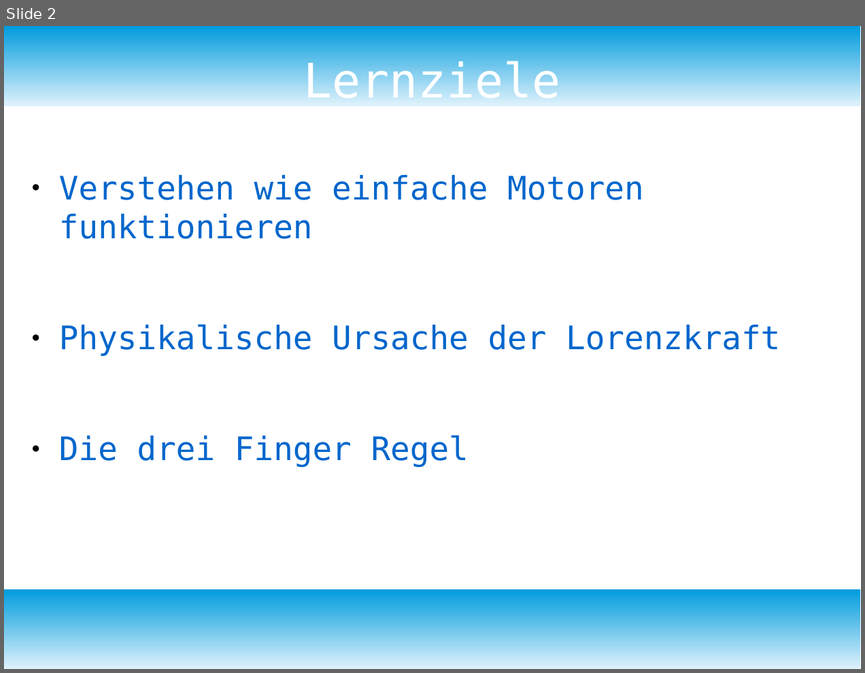
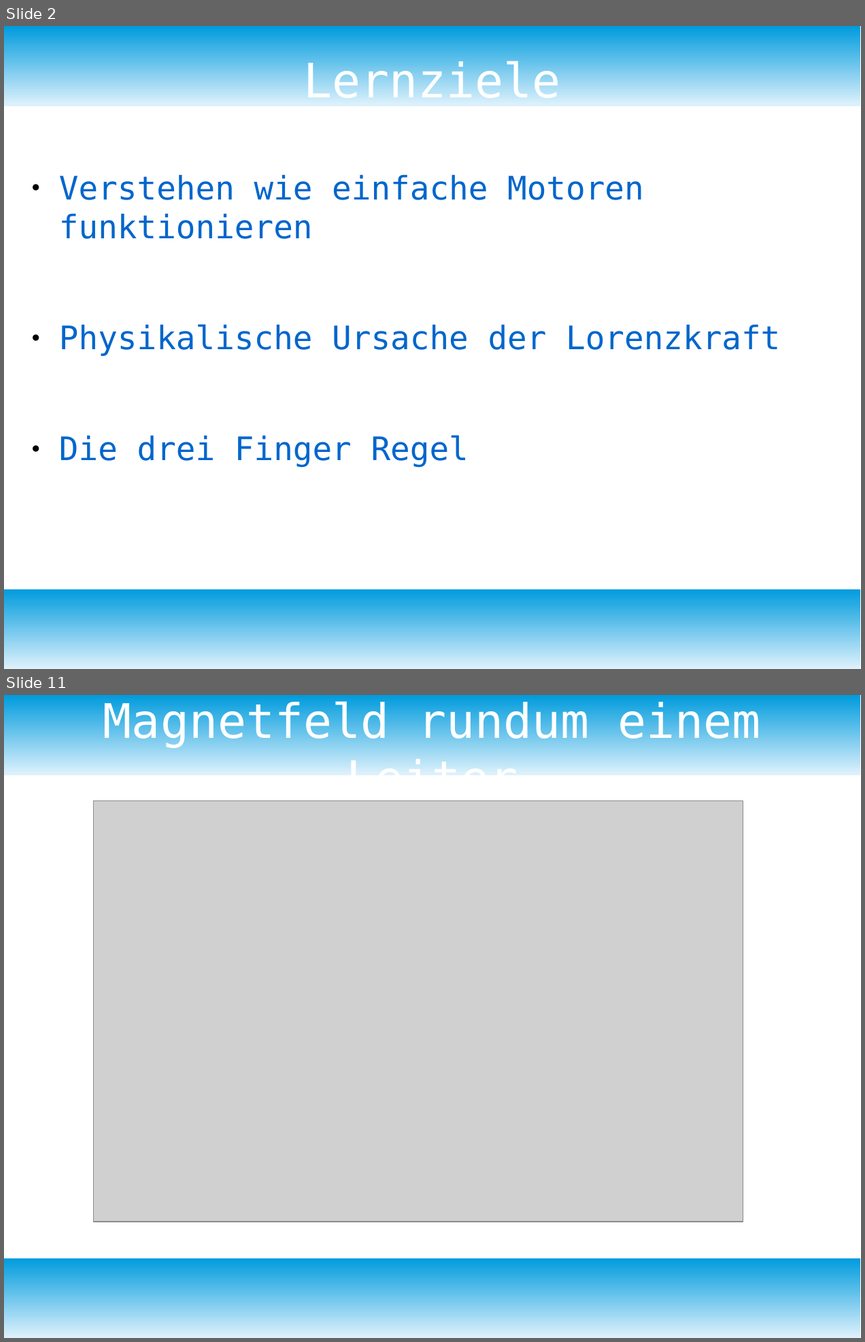
Before and after one commit to bearums/teaching, a slide deck: B5/physik/D12/2)Elektromagnetismus/05_HomopolarMotor/Homopolar_Motor.odp. Shown one above the other, each under a label of ours: slide 2 before the commit, slides 2 and 11 after it; the slides between them are not shown. The pictures are 865x673 and 865x1342 pixels, drawn with LibreOffice and Linux fonts; fonts in the diff are those of the drawing; grey boxes stand for pictures. Boxes give left, top, right and bottom in pixels: in the first picture for what was removed or moved away, otherwise in the second. Text is boxed around its words. In the diff, an @@ line names an element or a change of style, - is before the commit and + after.

```diff
--- a/B5/physik/D12/2)Elektromagnetismus/05_HomopolarMotor/Homopolar_Motor.odp
+++ b/B5/physik/D12/2)Elektromagnetismus/05_HomopolarMotor/Homopolar_Motor.odp
@@ slide 11 added at [4,695,861,1338], background #FFFFFF; not listed: 2 template elements that a slide beside it also shows @@
@@ title added at [103,700,761,805], 44 pt, text #FFFFFF @@
+Magnetfeld rundum einem Leiter
@@ picture added at [93,800,743,1221] @@
```
Also in this commit, not shown: 4 slides changed, 13 other slides added, 11 other files.
